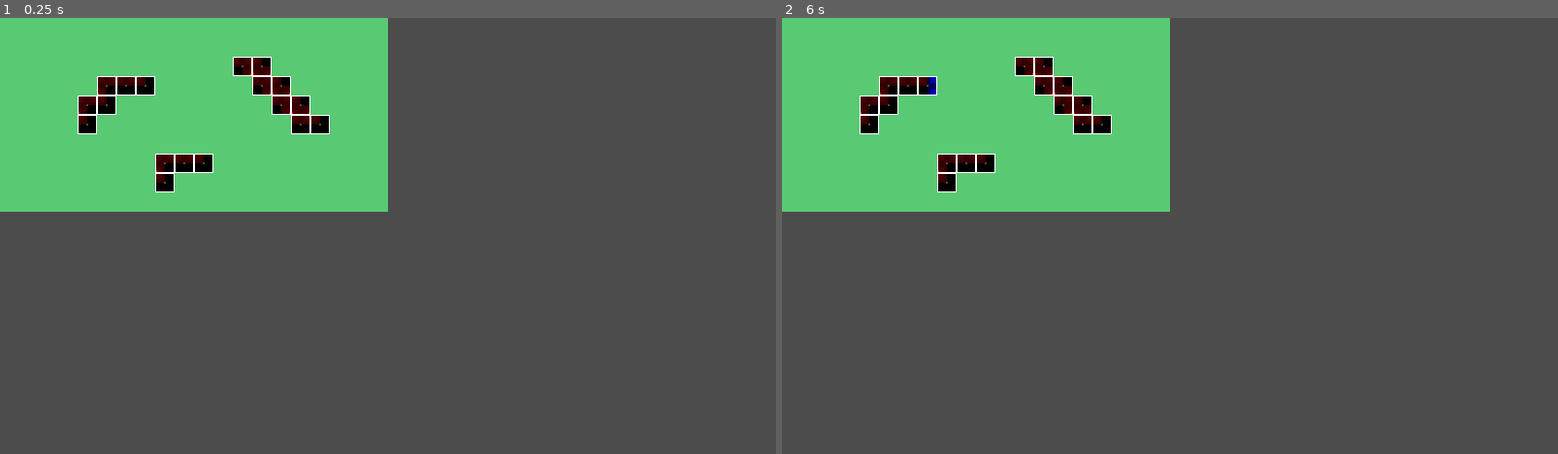
Above: before the commit, frames 1-2 (left to right).
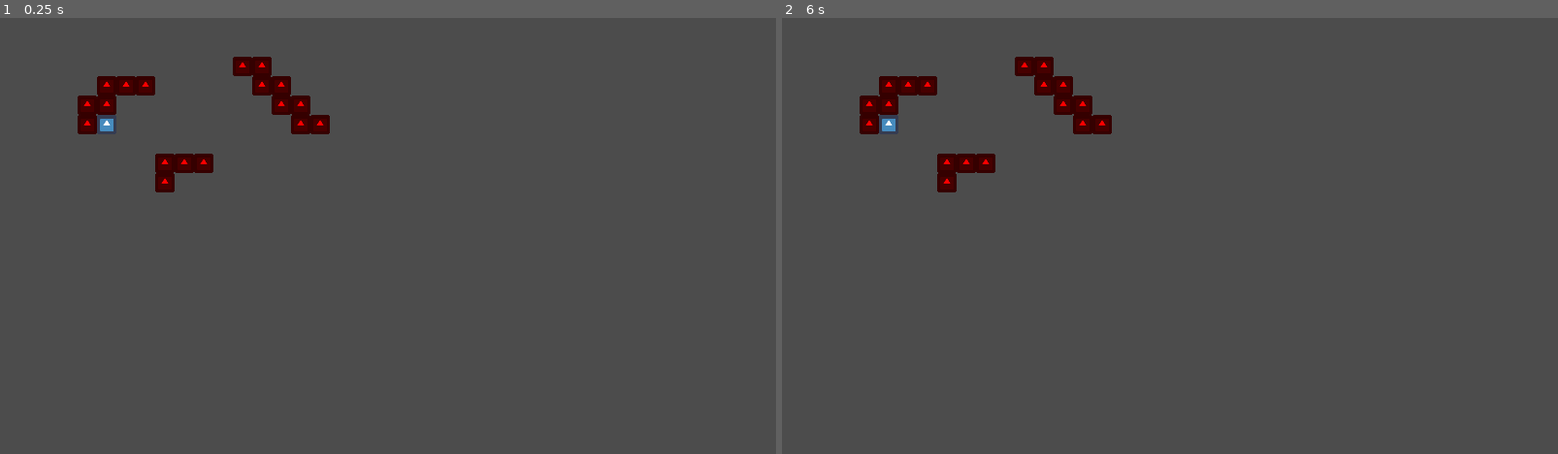
Above: after the commit, the same moments.

Repository: davisbrandon02/Grid-based-Tactics-Template
Game: Godot game, scene res://Board.tscn
The game is run twice, just before and just after one commit, with the same random seed, the same clock (stepped at 60 frames per second) and the same inputs. The engine's default icon, where the game draws it, is replaced by a stand-in: a white triangle on a blue panel in a dark square.
Inputs (mouse positions are in pixels of both pictures, inside the frame that each line leads up to):
- Up to frame 1 (0.25 s): no input
- Up to frame 2 (6 s): tap Enter at 0.5, 2, 3.5 s; move the mouse to (797, 35) at 0.52 s; click (797, 35) at 0.67 s; tap Space at 1.25, 2.75, 4.25 s; move the mouse to (820, 35) at 1.27 s; click (820, 35) at 1.42 s; move the mouse to (844, 35) at 2.02 s; click (844, 35) at 2.17 s; move the mouse to (859, 35) at 2.77 s; click (859, 35) at 2.92 s; move the mouse to (875, 35) at 3.52 s; click (875, 35) at 3.67 s; move the mouse to (898, 35) at 4.27 s; click (898, 35) at 4.42 s; move the mouse to (921, 35) at 5.02 s; click (921, 35) at 5.17 s; move the mouse to (937, 35) at 5.77 s; click (937, 35) at 5.92 s

The runs differ from the first frame. In frame 1, 21% of the frame differs, in the area x 0-50%, y 0-45%; in frame 2, 21%.

Commit message:
added base unit node with movement

Diff:
--- a/Board.gd
+++ b/Board.gd
@@ -5,12 +5,11 @@
 onready var tiles = $Tiles
 onready var pathfinding = $Pathfinding
 onready var tilemap = $MapMaker
+onready var turnManager = $TurnManager
 var tile_array = Array()
 
-export var width: int
-export var height: int
 export var tile_size: int
-var half_tile_size = tile_size / 2
+onready var half_tile_size = tile_size / 2
 
 
 func _ready():
@@ -18,6 +17,7 @@
 	connect("board_created", pathfinding, "initialize_pathfinding")
 	create_board()
 
+# Creates a tile and array of tiles filled with indexes from the MapMaker node.
 var tile = preload("res://Tile.tscn")
 func create_board():
 	var used_tiles = tilemap.get_used_cells()
@@ -27,31 +27,29 @@
 		new_tile.grid_pos = _tile
 		new_tile.position = grid_to_world(_tile)
 		new_tile.pathfinding = pathfinding
+		new_tile.turnManager = turnManager
 		tile_array.append(new_tile)
 		tiles.add_child(new_tile)
 		connect("board_created", new_tile, "get_adjacent_tiles")
 	set_tile_adjacencies()
 
-func create_board_old():
-	for x in width:
-		for y in height:
-			var new_tile = tile.instance()
-			new_tile.board = self
-			new_tile.grid_pos = Vector2(x, y)
-			new_tile.position = grid_to_world(Vector2(x, y))
-			new_tile.pathfinding = pathfinding
-			tile_array.append(new_tile)
-			tiles.add_child(new_tile)
-			connect("board_created", new_tile, "get_adjacent_tiles")
-	set_tile_adjacencies()
-
+# Sets the neighbors of each cell on the map.
 func set_tile_adjacencies():
 	for tile in tile_array:
 		tile.get_adjacent_tiles()
 	emit_signal("board_created")
 
+# Takes grid coordinates and turns them into pixel coordinates.
 func grid_to_world(grid_pos: Vector2):
-	return (Vector2(grid_pos.x * tile_size, grid_pos.y * tile_size))
+	return (Vector2(grid_pos.x * tile_size + half_tile_size, grid_pos.y * tile_size + half_tile_size))
 
+# Takes pixel coordinates and turns them into grid coordinates.
 func world_to_grid(world_pos: Vector2):
-	return (Vector2(world_pos.x / tile_size, world_pos.y / tile_size))
+	return (Vector2(floor(world_pos.x / tile_size), floor(world_pos.y / tile_size)))
+
+# Returns tile at given grid coordinates.
+func get_tile_at(_grid_pos):
+	for tile in tile_array:
+		if tile.grid_pos == _grid_pos:
+			return tile
+	return null
--- a/Board.tscn
+++ b/Board.tscn
@@ -1,10 +1,12 @@
-[gd_scene load_steps=7 format=2]
+[gd_scene load_steps=9 format=2]
 
 [ext_resource path="res://Board.gd" type="Script" id=1]
 [ext_resource path="res://art/Grass001.png" type="Texture" id=2]
 [ext_resource path="res://art/TileHover.png" type="Texture" id=3]
 [ext_resource path="res://Pathfinding.gd" type="Script" id=4]
 [ext_resource path="res://MapMaker.gd" type="Script" id=5]
+[ext_resource path="res://Unit.tscn" type="PackedScene" id=6]
+[ext_resource path="res://TurnManager.gd" type="Script" id=7]
 
 [sub_resource type="TileSet" id=1]
 0/name = "Available"
@@ -38,19 +40,24 @@
 
 [node name="Board" type="Node2D"]
 script = ExtResource( 1 )
-width = 10
-height = 10
 tile_size = 32
 
-[node name="Tiles" type="Node2D" parent="."]
-
 [node name="MapMaker" type="TileMap" parent="."]
+visible = false
 tile_set = SubResource( 1 )
 cell_size = Vector2( 32, 32 )
 format = 1
 tile_data = PoolIntArray( 0, 0, 0, 1, 0, 0, 2, 0, 0, 3, 0, 0, 4, 0, 0, 5, 0, 0, 6, 0, 0, 7, 0, 0, 8, 0, 0, 9, 0, 0, 10, …(2597 unchanged characters)…
 script = ExtResource( 5 )
 
+[node name="TurnManager" type="Node" parent="."]
+script = ExtResource( 7 )
+
+[node name="Tiles" type="Node2D" parent="."]
+
+[node name="Unit" parent="." instance=ExtResource( 6 )]
+position = Vector2( 179, 179 )
+
 [node name="Pathfinding" type="Node2D" parent="."]
 script = ExtResource( 4 )
 
--- a/Pathfinding.gd
+++ b/Pathfinding.gd
@@ -1,9 +1,12 @@
 extends Node2D
 class_name Pathfinding
+
+signal pathfinding_initialized
 
 onready var board = get_parent()
 var astar = AStar2D.new()
 var obstacle_array = Array()
+var active_unit = null setget set_active_unit
 
 var path: PoolVector2Array
 
@@ -13,6 +16,8 @@
 func initialize_pathfinding():
 	_add_points(board.tile_array)
 	_connect_points(board.tile_array)
+	connect("pathfinding_initialized", get_parent().get_node("Unit"), "initialize")
+	emit_signal("pathfinding_initialized")
 
 func _add_points(_points: Array):
 	for _point in _points:
@@ -46,7 +51,7 @@
 	var points_in_range = Array()
 	for _tile in board.tile_array:
 		if _tile.obstacle == false:
-			_tile.get_node("Sprite").modulate = Color.black
+			_tile.get_node("Sprite").modulate = Color.transparent
 			if _tile != start_tile:
 				var tile_distance = get_distance(start_tile, _tile)
 				if tile_distance <= range_param:
@@ -57,3 +62,6 @@
 func set_start_tile(_tile):
 	start_tile = _tile
 	get_points_in_range(_tile, 3)
+
+func set_active_unit(_unit):
+	pass
--- a/Tile.gd
+++ b/Tile.gd
@@ -1,15 +1,21 @@
 extends Area2D
 
-var grid_pos: Vector2
 var board
 var pathfinding
-var obstacle: bool
+var turnManager
+
+var unit = null
+
+var grid_pos: Vector2
+var obstacle: bool = false
+var available: bool = false setget set_available
 var adjacency_array = Array()
 
 func _ready():
 	$CollisionShape2D.shape.extents = Vector2(board.tile_size/2, board.tile_size/2)
 	$Label.text = grid_pos as String
 
+# Creates an adjacency array of neighboring tiles.
 func get_adjacent_tiles():
 	var directions = [Vector2.UP, Vector2.DOWN, Vector2.RIGHT, Vector2.LEFT]
 	for direction in directions:
@@ -24,11 +30,12 @@
 
 func _on_Tile_input_event(viewport, event, shape_idx):
 	if event is InputEventMouseButton and event.pressed:
-		if event.button_index == BUTTON_LEFT:
-			pathfinding.moving = true
-			pathfinding.set_start_tile(self)
-			$Sprite.modulate = Color.yellow
-			print("origin tile: %s" % self.grid_pos)
-		elif event.button_index == BUTTON_RIGHT:
-			$Sprite.modulate = Color.green
-			pathfinding._get_path(pathfinding.start_tile, self, true)
+		if event.button_index == BUTTON_RIGHT and available:
+			var path = pathfinding._get_path(pathfinding.start_tile, self, true)
+			turnManager.selected_unit.move(path)
+
+func set_available(value):
+	if !obstacle:
+		available = value
+		if available: $Sprite.modulate = Color.blue
+		else: $Sprite.modulate = Color.transparent
--- a/Tile.tscn
+++ b/Tile.tscn
@@ -12,7 +12,7 @@
 shape = SubResource( 1 )
 
 [node name="Sprite" type="Sprite" parent="."]
-modulate = Color( 0, 0, 0, 1 )
+modulate = Color( 1, 1, 1, 0 )
 scale = Vector2( 0.5, 0.5 )
 texture = ExtResource( 1 )
 
--- /dev/null
+++ b/TurnManager.gd
@@ -0,0 +1,9 @@
+extends Node
+
+var selected_unit = null setget set_selected_unit
+
+func set_selected_unit(_unit):
+	if selected_unit != null:
+		selected_unit.set_selected(false)
+	_unit.set_selected(true)
+	selected_unit = _unit
--- /dev/null
+++ b/Unit.gd
@@ -0,0 +1,53 @@
+extends Area2D
+class_name Unit
+
+var move_range: int = 5
+var avail_tiles = Array()
+var selected: bool = false
+var tile = null
+
+onready var board = get_parent()
+onready var turnManager = get_parent().get_node("TurnManager")
+onready var pathfinding = get_parent().get_node("Pathfinding")
+
+func initialize():
+	var grid_pos = board.world_to_grid(position)
+	$CollisionShape2D.shape.extents = Vector2(board.half_tile_size, board.half_tile_size)
+	set_tile(board.get_tile_at(grid_pos))
+
+# Sets the tile that this unit is on.
+func set_tile(_tile):
+	if tile != null:
+		tile.unit = null
+	tile = _tile
+	position = board.grid_to_world(_tile.grid_pos)
+	_tile.unit = self
+
+# Sets whether or not this unit is currently selected.
+func set_selected(value):
+	selected = value
+	if selected:
+		$Sprite.modulate = Color.yellow
+		pathfinding.start_tile = tile
+		set_available_tiles(move_range)
+	else: $Sprite.modulate = Color.white
+
+# On click
+func _on_Unit_input_event(viewport, event, shape_idx):
+	if event is InputEventMouseButton and event.pressed:
+		if event.button_index == BUTTON_LEFT:
+			turnManager.set_selected_unit(self)
+			pathfinding.set_active_unit(self)
+
+# Function used to actually move the unit.
+func move(_path):
+	var _tile = board.get_tile_at(_path[-1])
+	set_tile(_tile)
+	set_available_tiles(0)
+
+# Sets tiles as available within a certain range from this unit.
+func set_available_tiles(_range):
+	for _tile in board.tile_array:
+		_tile.set_available(false)
+	for _tile in pathfinding.get_points_in_range(tile, _range):
+		_tile.set_available(true)
--- /dev/null
+++ b/Unit.tscn
@@ -0,0 +1,18 @@
+[gd_scene load_steps=4 format=2]
+
+[ext_resource path="res://Unit.gd" type="Script" id=1]
+[ext_resource path="res://icon.png" type="Texture" id=2]
+
+[sub_resource type="RectangleShape2D" id=1]
+
+[node name="Unit" type="Area2D"]
+script = ExtResource( 1 )
+
+[node name="Sprite" type="Sprite" parent="."]
+scale = Vector2( 0.5, 0.5 )
+texture = ExtResource( 2 )
+
+[node name="CollisionShape2D" type="CollisionShape2D" parent="."]
+shape = SubResource( 1 )
+
+[connection signal="input_event" from="." to="." method="_on_Unit_input_event"]
--- a/project.godot
+++ b/project.godot
@@ -13,9 +13,15 @@
 "class": "Pathfinding",
 "language": "GDScript",
 "path": "res://Pathfinding.gd"
+}, {
+"base": "Area2D",
+"class": "Unit",
+"language": "GDScript",
+"path": "res://Unit.gd"
 } ]
 _global_script_class_icons={
-"Pathfinding": ""
+"Pathfinding": "",
+"Unit": ""
 }
 
 [application]
